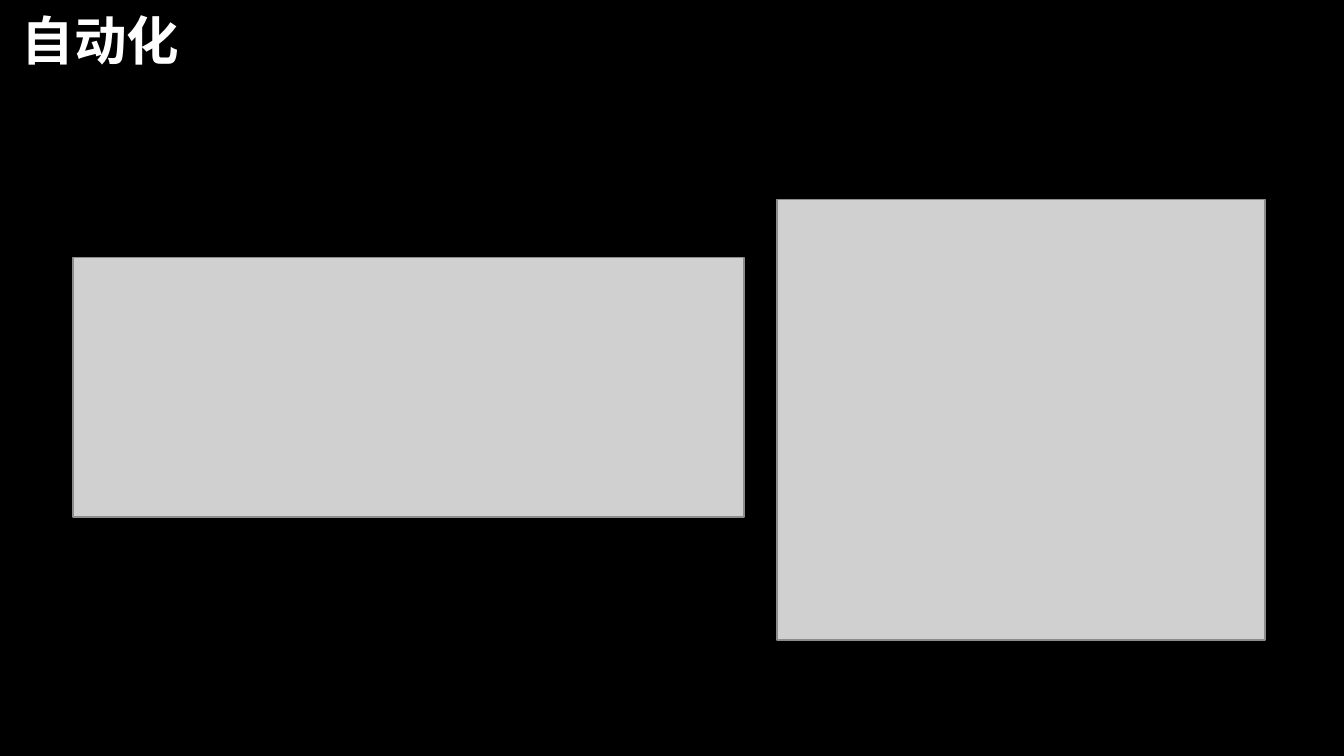
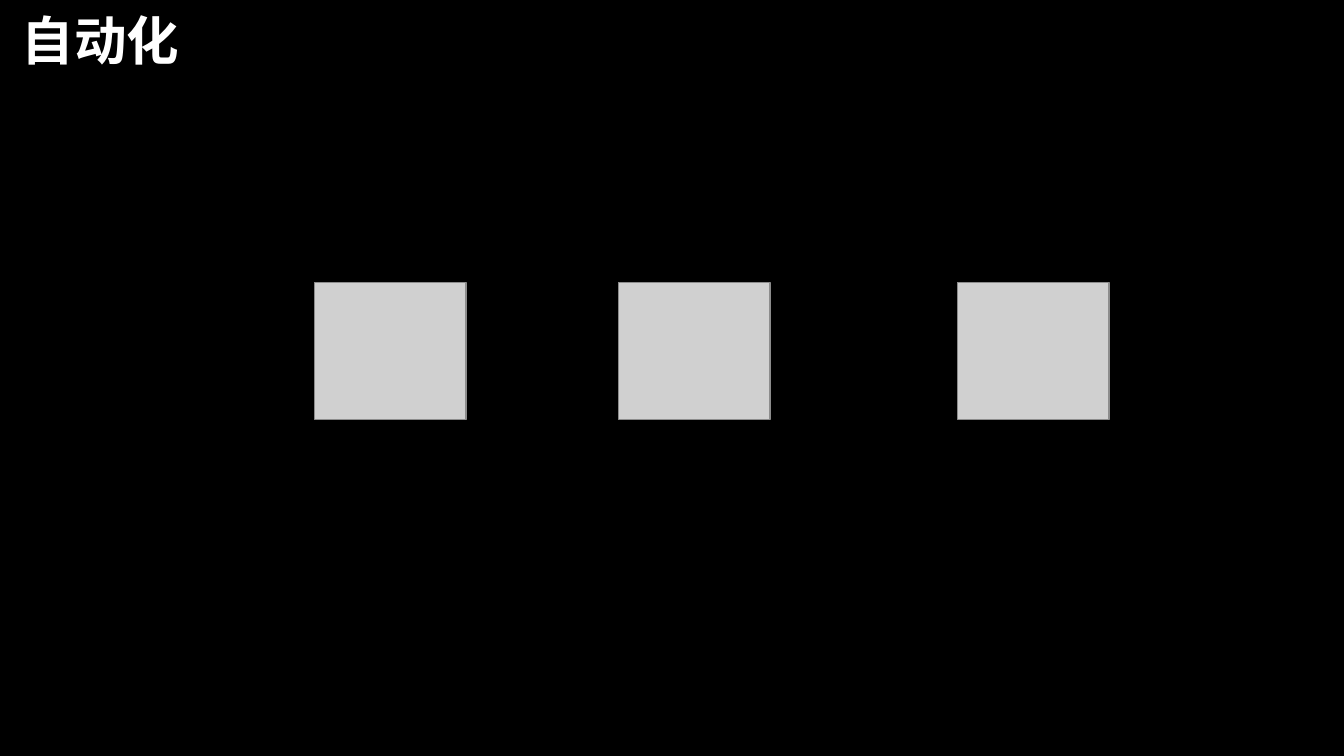
Before and after one commit to dislin/MyProject, a slide deck: slide 5 of Sinopec/Document/你的ERP.pptx. Drawn at 1344x756 pixels with LibreOffice and Linux fonts; fonts in the diff are those of the drawing; grey boxes stand for pictures; background and template pictures are left out. Boxes give left, top, right and bottom in pixels: in the first picture for what was removed or moved away, otherwise in the second. Text is boxed around its words. In the diff, an @@ line names an element or a change of style, - is before the commit and + after.

```diff
--- a/Sinopec/Document/你的ERP.pptx
+++ b/Sinopec/Document/你的ERP.pptx
@@ picture removed at (x1=777, y1=200, x2=1265, y2=639) @@
@@ picture removed at (x1=73, y1=257, x2=744, y2=517) @@
@@ picture added at (x1=314, y1=283, x2=466, y2=420) @@
@@ picture added at (x1=618, y1=283, x2=770, y2=420) @@
@@ picture added at (x1=957, y1=283, x2=1108, y2=420) @@
```
Also in this commit, not shown: 2 other slides changed.
